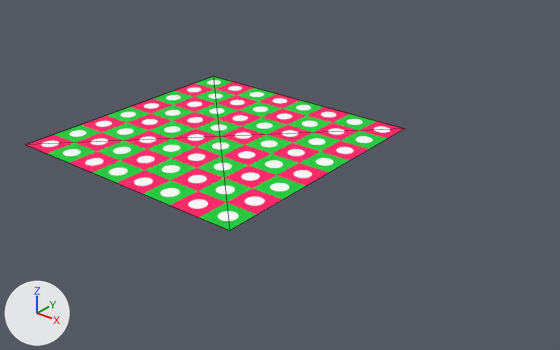
What one commit did to the COLLADA model cvg_sim_gazebo/Media/models/grid.dae.
Both versions are drawn from a camera (50 mm lens) standing at (23.5, -14.5, 11.4) and looking at (6.9, 6.2, -1.5). Every picture has the same lights, and +X, +Y and +Z are marked at lower left. Mesh edges are drawn as thin lines. Vertices at the same position are counted once.

Objects in the first picture: 'SketchUp'.
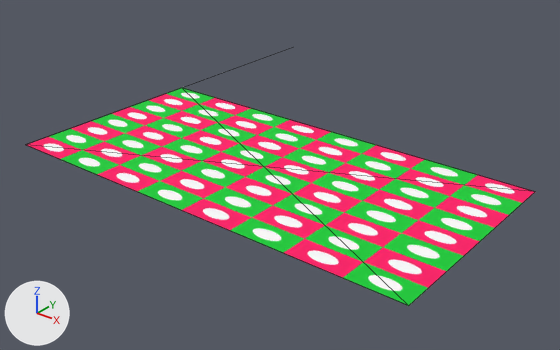
Commit message: centered grid, scaled grid in dae generation

What differs and where, as boxes (x1, y1, x2, y2) in the pictures (560 x 350 px):
'SketchUp', reshaped: before (27, 76, 404, 231); after (27, 77, 535, 306)

Patch to the scene script:
```diff
--- a/cvg_sim_gazebo/Media/models/grid.dae.py
+++ b/cvg_sim_gazebo/Media/models/grid.dae.py
@@ me_sketchup @@
 # used by ob_sketchup; location = (0.0, 0.0, 0.0)
-me_sketchup.from_pydata(...)  # 8 vertices, 12 faces; spans x 0.0..10.0, y 0.0..10.0, z 0.0
+me_sketchup.from_pydata(...)  # 9 vertices, 12 faces; spans x 0.0..16.0, y 0.0..16.0, z 0.0
+# me_sketchup part 1
+# 4 vertices are removed from x 10.0, y 0.0..10.0, z 0.0
+# 11 faces are deleted
+# 2 vertices move from x 0.0, y 10.0, z 0.0 to x 0.0, y 8.0, z 0.0
+# 5 vertices are added at (16.0, 8.0, 0.0), (16.0, 0.0, 0.0), (16.0, 8.0, 0.0), (16.0, 0.0, 0.0), (0.0, 16.0, 0.0)
+# 9 new faces join them, mat_material (white #ffffff)
+# 2 new faces join them, mat_material_1 (picture img_material_1_png)
 me_sketchup.materials.append(mat_material)
```
